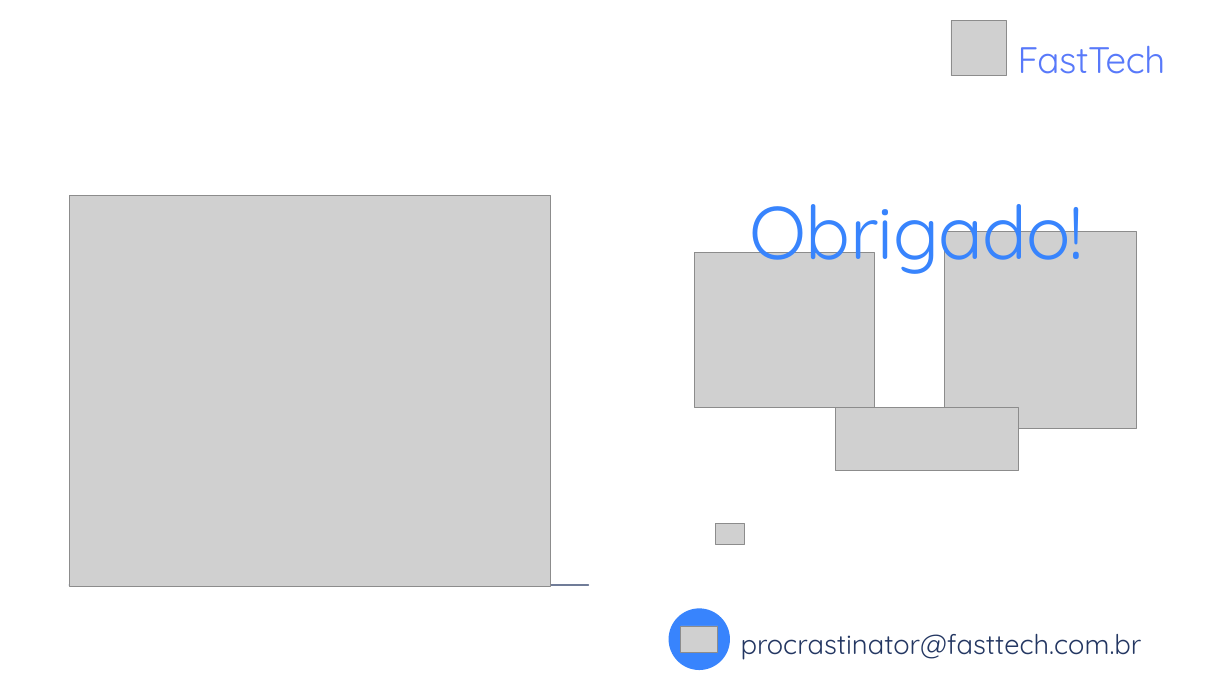
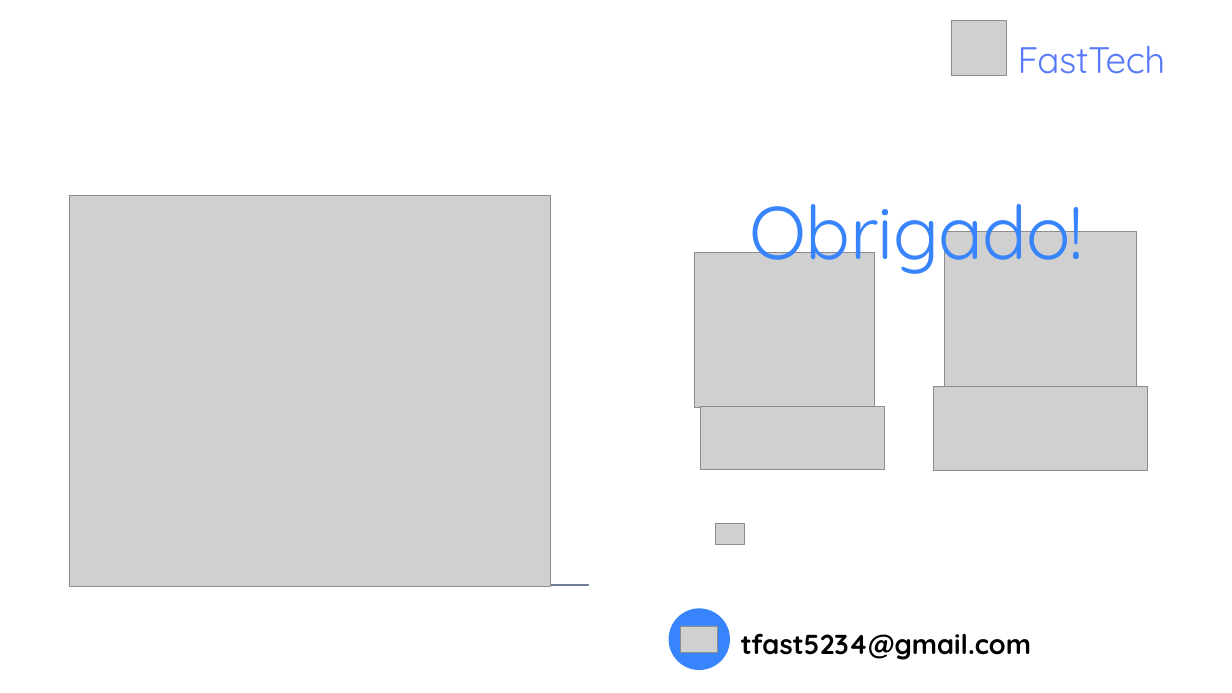
Before and after one commit to Grupo-1-adsa/Grupo-1-adsa, a slide deck: slide 13 of Documentação/PPT/FastTech - Sprint 2.pptx (slide 12 before the commit). Drawn at 1232x693 pixels with LibreOffice and Linux fonts; fonts in the diff are those of the drawing; grey boxes stand for pictures. Boxes give left, top, right and bottom in pixels: in the first picture for what was removed or moved away, otherwise in the second. Text is boxed around its words. In the diff, an @@ line names an element or a change of style, - is before the commit and + after.

```diff
--- a/Documentação/PPT/FastTech - Sprint 2.pptx
+++ b/Documentação/PPT/FastTech - Sprint 2.pptx
@@ picture added at [933, 386, 1148, 470] @@
@@ picture: place and size @@
-picture at [835, 407, 1018, 471]
+picture at [701, 406, 884, 469]
@@ text at [741, 633, 1031, 660]: text changed; text colour #243762 to #000000; bold on @@
-procrastinator@fasttech.com.br
+tfast5234@gmail.com
```
Also in this commit, not shown: 1 other slide changed, 1 slide added, 1 slide removed, 1 other file.
